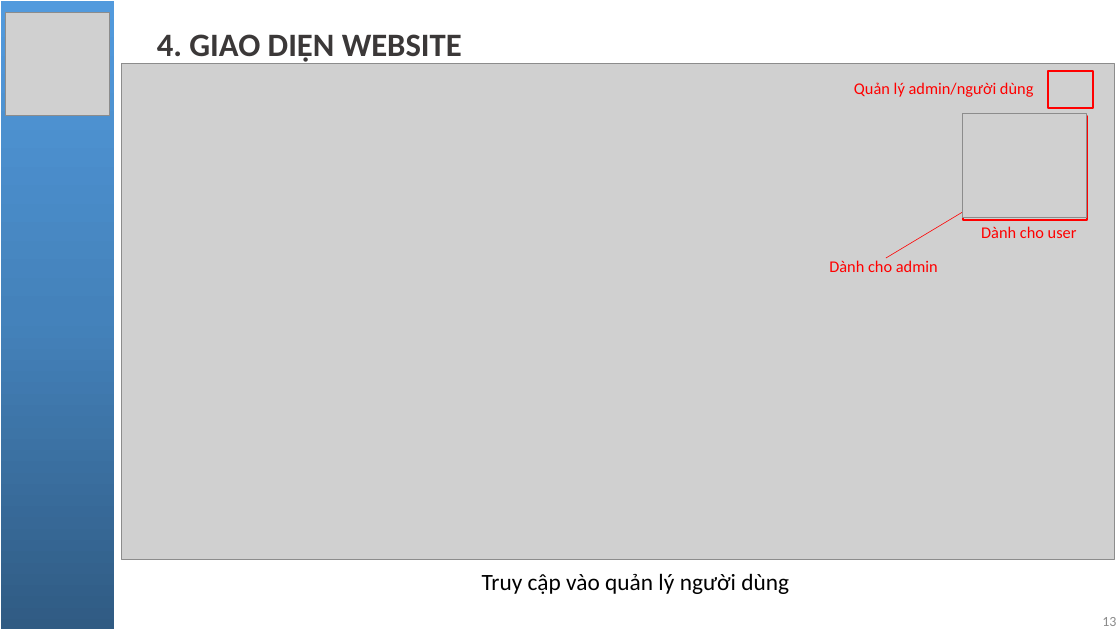
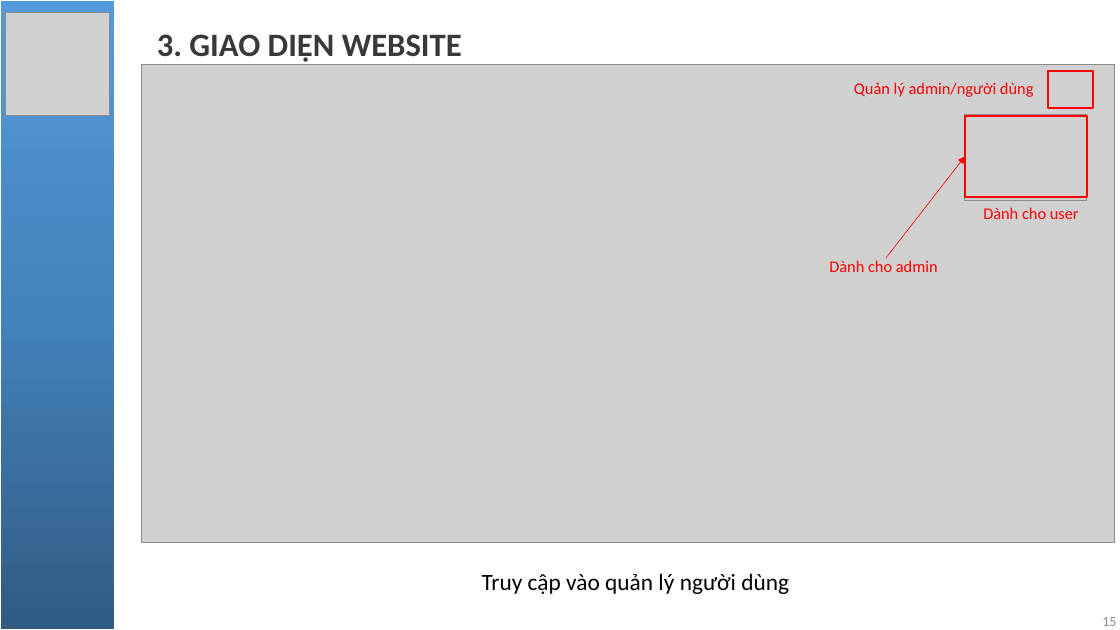
Before and after one commit to NgoQuocBao1010/PHP-Spotify-Clone, a slide deck: slide 15 of pptReport/Báo cáo đồ án.pptx (slide 13 before the commit). Drawn at 1120x630 pixels with LibreOffice and Linux fonts; fonts in the diff are those of the drawing; grey boxes stand for pictures. Boxes give left, top, right and bottom in pixels: in the first picture for what was removed or moved away, otherwise in the second. Text is boxed around its words. In the diff, an @@ line names an element or a change of style, - is before the commit and + after.

```diff
--- a/pptReport/Báo cáo đồ án.pptx
+++ b/pptReport/Báo cáo đồ án.pptx
@@ subtitle at [157, 34, 462, 62]: text changed @@
-4. GIAO DIỆN WEBSITE
+3. GIAO DIỆN WEBSITE
@@ picture: place and size @@
-picture at [121, 64, 1114, 560]
+picture at [142, 64, 1115, 543]
@@ picture: place and size @@
-picture at [963, 113, 1087, 218]
+picture at [965, 115, 1087, 201]
@@ rectangle: place and size @@
-rectangle at [963, 116, 1087, 220]
+rectangle at [965, 116, 1087, 197]
@@ arrow moved from (886, 258) - (973, 206) to (886, 258) - (965, 156) @@
@@ text "Dành cho user": place and size @@
-text "Dành cho user" at [981, 226, 1077, 238]
+text "Dành cho user" at [983, 207, 1079, 219]
```
Also in this commit, not shown: 17 other slides changed, 3 slides added, 1 slide removed.
